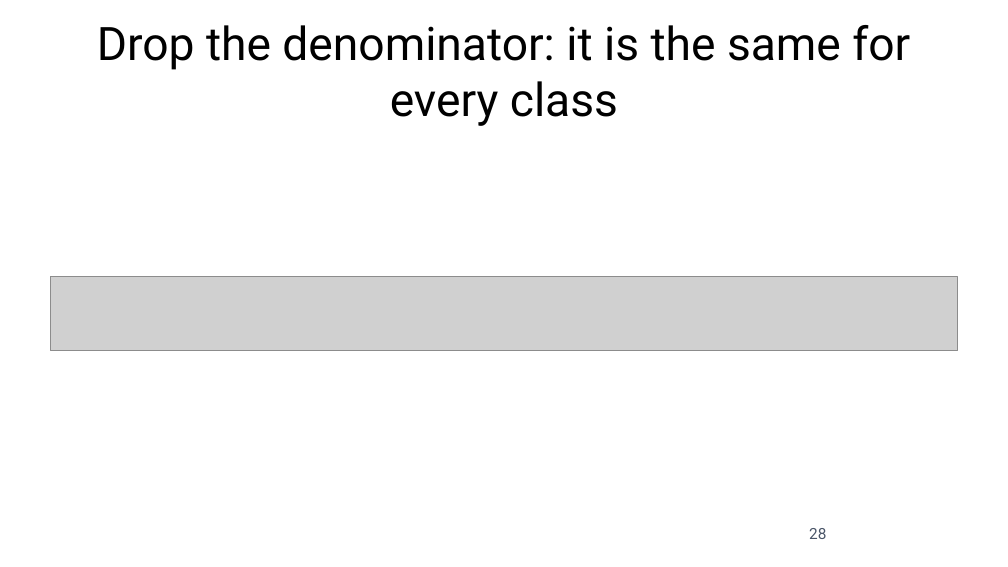
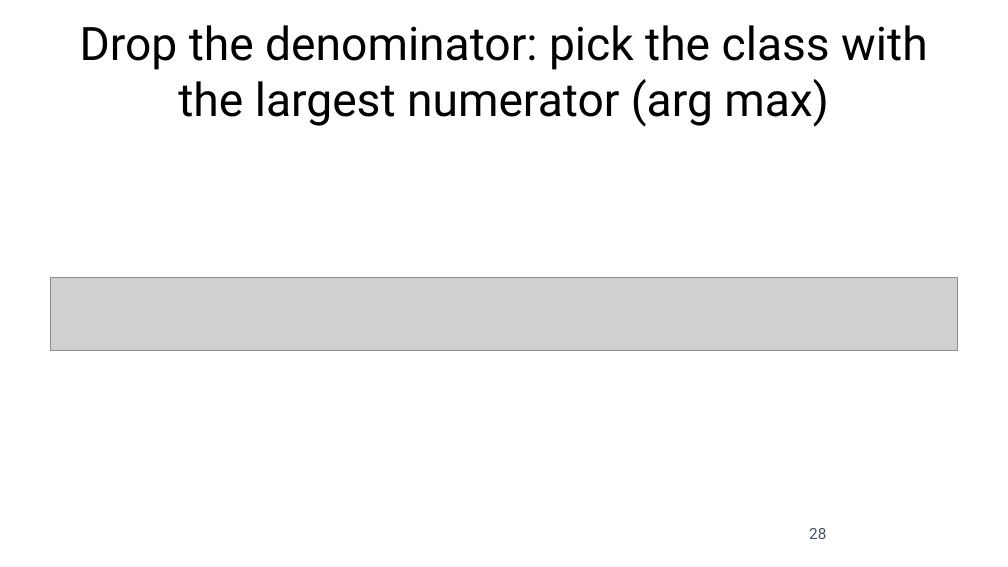
Before and after one commit to fabioantonini/technologies-for-artificial-intelligence, a slide deck: slide 28 of Lessons/06_knn_naive_bayes_svm/Slides/knn_naive_bayes_svm_slides.pptx. Drawn at 1008x567 pixels with LibreOffice and Linux fonts; fonts in the diff are those of the drawing; grey boxes stand for pictures; background and template pictures are left out. Boxes give left, top, right and bottom in pixels: in the first picture for what was removed or moved away, otherwise in the second. Text is boxed around its words. In the diff, an @@ line names an element or a change of style, - is before the commit and + after.

```diff
--- a/Lessons/06_knn_naive_bayes_svm/Slides/knn_naive_bayes_svm_slides.pptx
+++ b/Lessons/06_knn_naive_bayes_svm/Slides/knn_naive_bayes_svm_slides.pptx
@@ title at (80, 25, 927, 127): text changed @@
-Drop the denominator: it is the same for every class
+Drop the denominator: pick the class with the largest numerator (arg max)
```
Also in this commit, not shown: 9 other slides changed, 24 other files.
